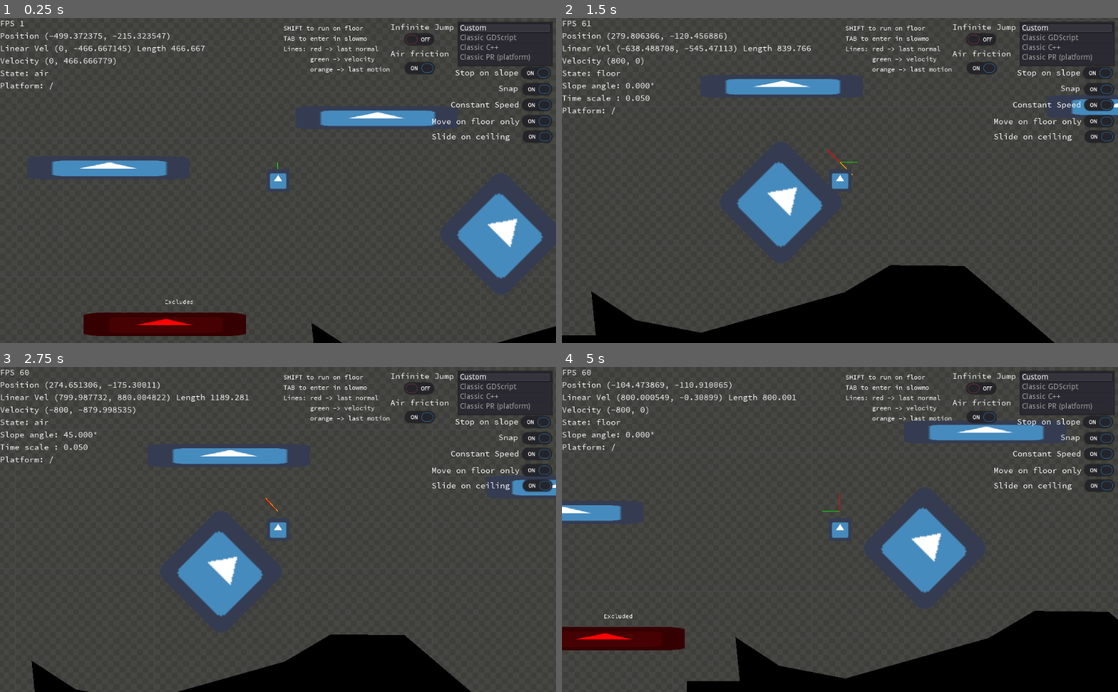
Above: before the commit, frames 1-4 (two rows, left to right).
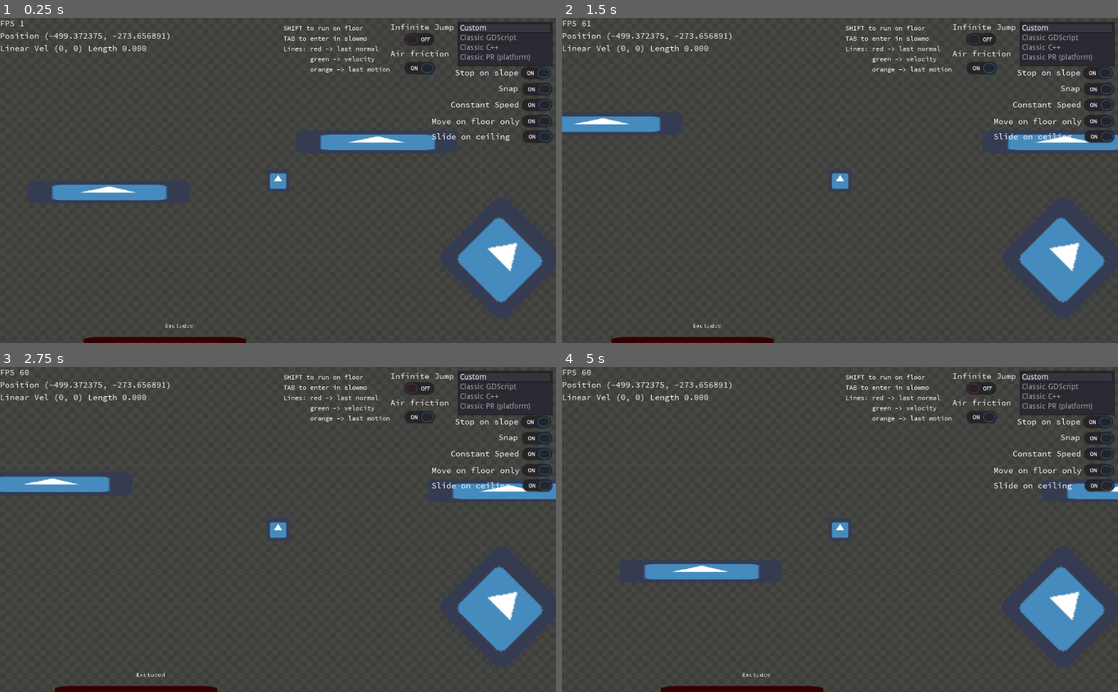
Above: after the commit, the same moments.

Repository: fabriceci/move_and_slide
Game: Godot game, scene res://World.tscn
Two runs of this game, one before a commit and one after it. Both use one fixed random seed, a clock stepped at 60 frames per second and the inputs below. The engine's default icon, where the game draws it, is replaced by a stand-in: a white triangle on a blue panel in a dark square.
Inputs:
- Up to frame 1 (0.25 s): no input
- Up to frame 2 (1.5 s): tap Enter (ui_accept) at 0.5, 0.77 s; hold Shift (run) 0.53-1.28 s; hold Right (ui_right) from 0.53 s (still down); tap Tab (slow) at 1.35 s
- Up to frame 3 (2.75 s): tap Enter (ui_accept) at 1.52 s; release Right (ui_right) at 2.03 s; hold Left (ui_left) from 2.03 s (still down); hold Shift (run) from 2.03 s (still down)
- Up to frame 4 (5 s): release Left (ui_left) at 2.78 s; release Shift (run) at 2.78 s; hold Right (ui_right) 2.78-4.28 s; tap Tab (slow) at 2.85, 4.35 s; tap Enter (ui_accept) at 3.02, 3.77, 4.52 s; hold Shift (run) 3.53-4.28 s; hold Left (ui_left) from 4.28 s (still down)

The runs differ from the first frame. In frame 1, 10% of the frame differs, in the area x 0-100%, y 4-100%; in frame 2, 19%; in frame 3, 15%; in frame 4, 19%.
Error after the commit: Parse Error: Too many arguments for "move_and_collide()" call. Expected at most 4. (res://Player/Classic/Player.gd:152)

Commit message:
add exclude for platform

Diff:
--- a/Player/Classic/Player.gd
+++ b/Player/Classic/Player.gd
@@ -145,11 +145,11 @@
 	floor_velocity = Vector2()
 
 	# No sliding on first attempt to keep motion stable when possible.
-	var sliding_enabled := false
+	var sliding_enabled := not p_stop_on_slope
 	for _i in range(p_max_slides):
 
 		var found_collision := false
-		var collision = gd_move_and_collide(motion, p_infinite_inertia, true, false, not sliding_enabled)
+		var collision = move_and_collide(motion, p_infinite_inertia, true, false, not sliding_enabled)
 		if not collision:
 			motion = Vector2() #clear because no collision happened and motion completed
 
@@ -170,7 +170,10 @@
 
 					if p_stop_on_slope:
 						if (body_velocity_normal + up_direction).length() < 0.01:
-							position -= collision.travel.slide(up_direction)
+							if collision.travel.length() > get_safe_margin():
+								position -= collision.travel.slide(up_direction)
+							else:
+								position -= collision.travel
 							return Vector2()
 				elif (acos(collision.normal.dot(-up_direction)) <= p_floor_max_angle + FLOOR_ANGLE_THRESHOLD) : #ceiling
 					on_ceiling = true;
--- a/Player/Custom/PlayerCustom.gd
+++ b/Player/Custom/PlayerCustom.gd
@@ -145,7 +145,9 @@
 					current_floor_velocity = bs.linear_velocity
 
 	if current_floor_velocity != Vector2.ZERO: # apply platform movement first
-		position += current_floor_velocity * get_physics_process_delta_time()
+		#print("move_and_collide")
+		move_and_collide(current_floor_velocity * get_physics_process_delta_time(), p_infinite_inertia, true, false, true, [on_floor_body])
+		#position += current_floor_velocity * get_physics_process_delta_time()
 		emit_signal("follow_platform", str(current_floor_velocity * get_physics_process_delta_time()))
 	else:
 		emit_signal("follow_platform", "/")
@@ -167,7 +169,7 @@
 	floor_velocity = Vector2()
 
 	# No sliding on first attempt to keep floor motion stable when possible.
-	var sliding_enabled := false
+	var sliding_enabled := not p_stop_on_slope
 	var first_slide := true
 	var can_apply_constant_speed := false
 	var prev_travel := Vector2()
@@ -175,7 +177,7 @@
 	for _i in range(p_max_slides):
 		var continue_loop = false
 		var previous_pos = position
-		var collision = custom_move_and_collide(motion, p_infinite_inertia, true, false, not sliding_enabled)
+		var collision = move_and_collide(motion, p_infinite_inertia, true, false, not sliding_enabled)
 
 		if collision:
 			last_normal = collision.normal # for debug
@@ -189,10 +191,14 @@
 					floor_velocity = collision.collider_velocity
 					on_floor_layer = collision.collider.get_collision_layer()
 					on_floor_body = collision.get_collider_rid()
+					print(on_floor_body.get_id())
 
 					if p_stop_on_slope and collision.remainder.slide(p_up_direction).length() <= 0.01:
 						if (original_motion.normalized() + p_up_direction).length() < 0.01 :
-							position -= collision.travel # if we slide UP we will slide on a moving platform (because this will switch the state to wall)
+							if collision.travel.length() > get_safe_margin():
+								position -= collision.travel.slide(p_up_direction)
+							else:
+								position -= collision.travel
 							return Vector2()
 
 				elif acos(collision.normal.dot(-p_up_direction)) <= p_floor_max_angle + FLOOR_ANGLE_THRESHOLD:
@@ -277,7 +283,7 @@
 func custom_snap(p_snap: Vector2,  p_up_direction: Vector2, p_stop_on_slope: bool = false , p_floor_max_angle: float = deg2rad(45),  p_infinite_inertia: bool = true):
 	if p_up_direction == Vector2.ZERO or on_floor or not was_on_floor: return
 
-	var collision = custom_move_and_collide(p_snap, p_infinite_inertia, false, true)
+	var collision = move_and_collide(p_snap, p_infinite_inertia, false, true)
 	if collision:
 		if acos(collision.normal.dot(p_up_direction)) <= p_floor_max_angle + FLOOR_ANGLE_THRESHOLD:
 			on_floor = true
@@ -288,7 +294,10 @@
 			if p_stop_on_slope:
 				# move and collide may stray the object a bit because of pre un-stucking,
 				# so only ensure that motion happens on floor direction in this case.
-				travelled = p_up_direction * p_up_direction.dot(travelled);
+				if travelled.length() > get_safe_margin() :
+					travelled = p_up_direction * p_up_direction.dot(travelled);
+				else:
+					travelled = Vector2.ZERO
 
 			position += travelled
 
